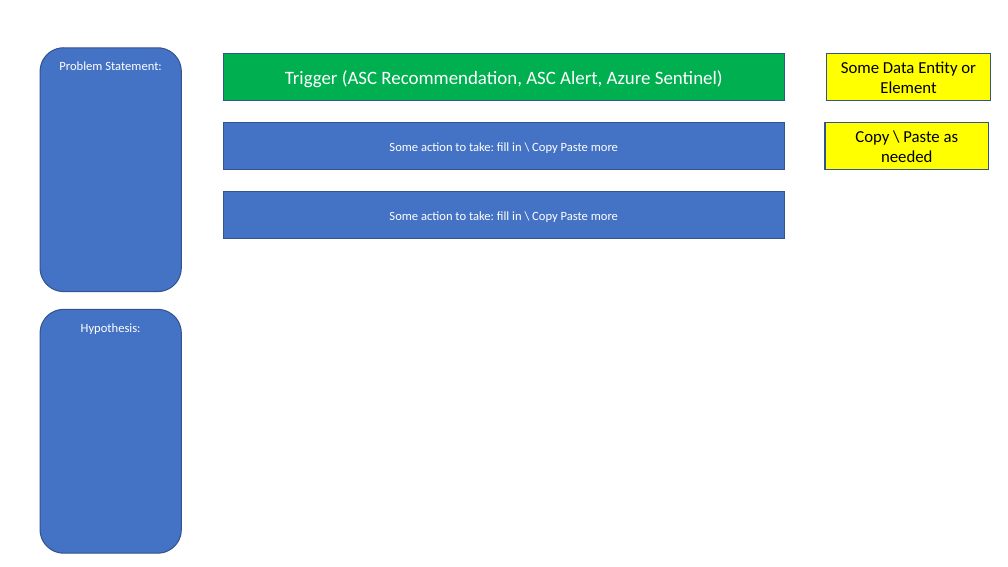
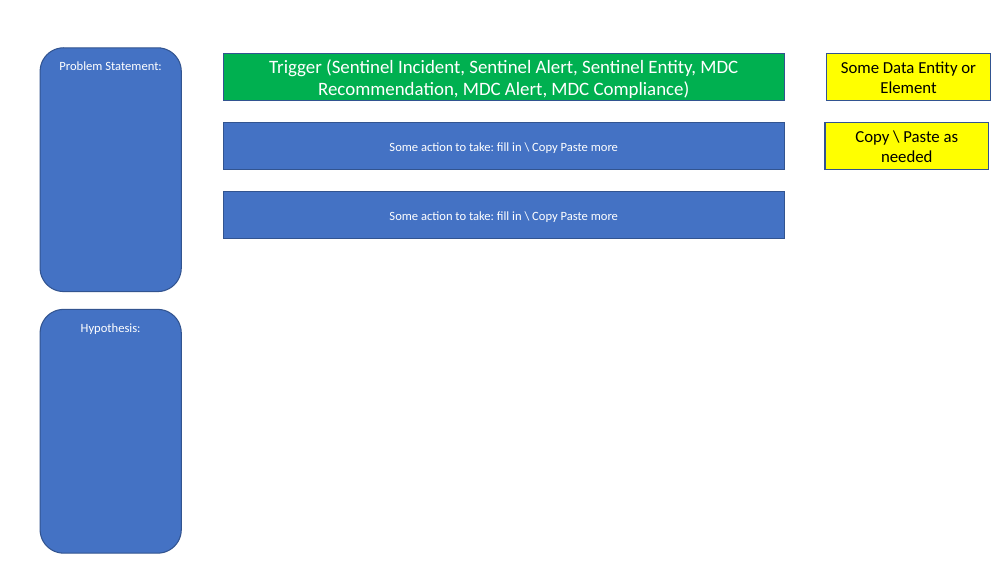
Before and after one commit to swiftsolves-msft/decks, a slide deck: slide 1 of SecurityAutomationTemplate.pptx. Drawn at 1008x567 pixels with LibreOffice and Linux fonts; fonts in the diff are those of the drawing. Boxes give left, top, right and bottom in pixels: in the first picture for what was removed or moved away, otherwise in the second. Text is boxed around its words. In the diff, an @@ line names an element or a change of style, - is before the commit and + after.

```diff
--- a/SecurityAutomationTemplate.pptx
+++ b/SecurityAutomationTemplate.pptx
@@ text in rectangle at <box>269,59,738,101</box>: text changed @@
-Trigger (ASC Recommendation, ASC Alert, Azure Sentinel)
+Trigger (Sentinel Incident, Sentinel Alert, Sentinel Entity, MDC Recommendation, MDC Alert, MDC Compliance)
```
Also in this commit, not shown: 1 other slide changed.
